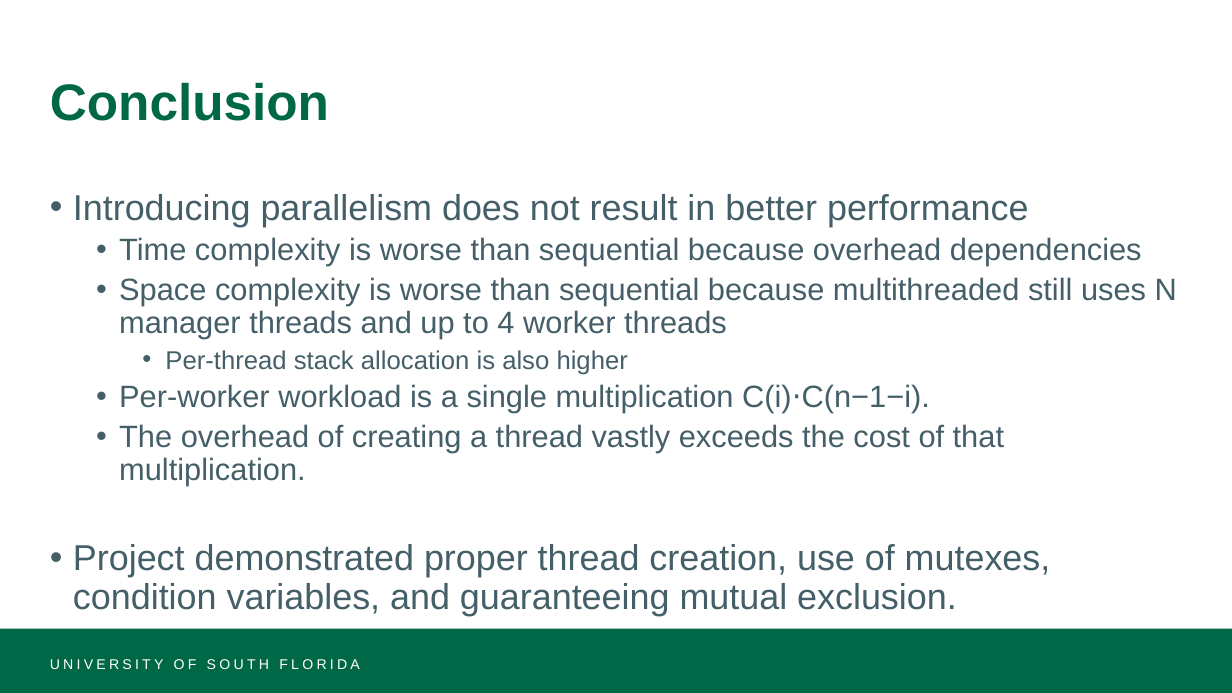
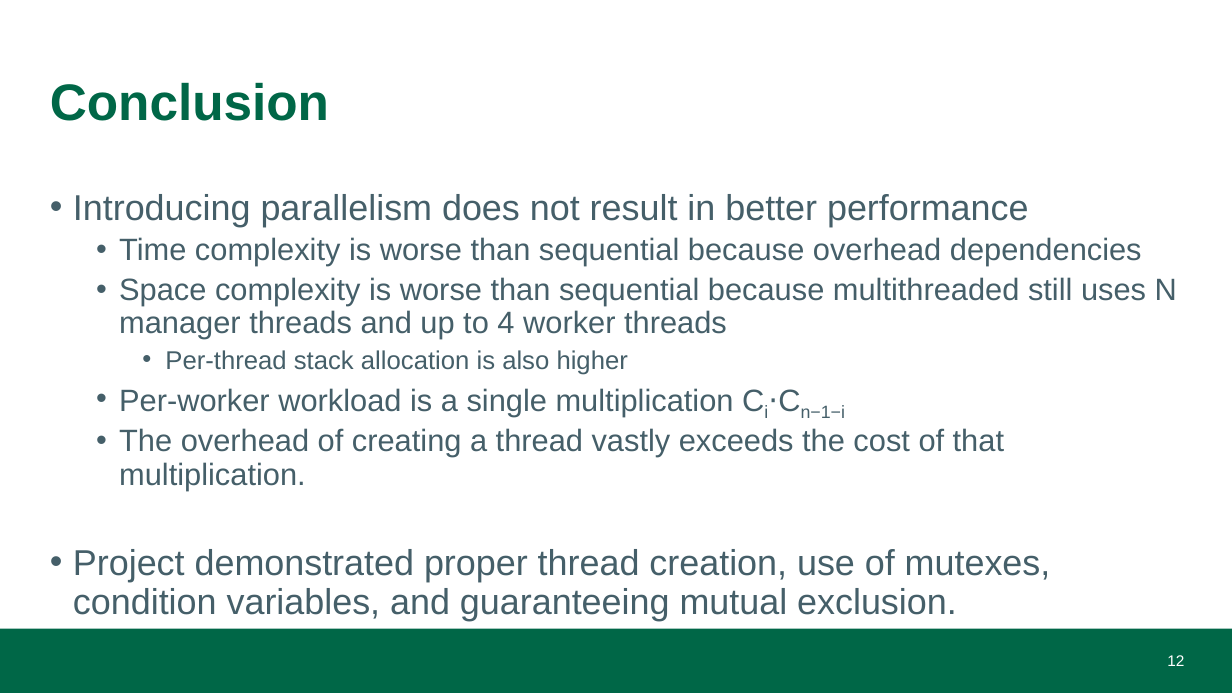
Before and after one commit to KS-AO-HUB/OS-Group-Project, a slide deck: slide 12 of catalan.pptx (slide 11 before the commit). Drawn at 1232x693 pixels with LibreOffice and Linux fonts; fonts in the diff are those of the drawing. Boxes give left, top, right and bottom in pixels: in the first picture for what was removed or moved away, otherwise in the second. Text is boxed around its words. In the diff, an @@ line names an element or a change of style, - is before the commit and + after.

```diff
--- a/catalan.pptx
+++ b/catalan.pptx
@@ text at (x1=119, y1=388, x2=846, y2=418): text changed @@
-  • Per-worker workload is a single multiplication C(i)⋅C(n−1−i).
+  • Per-worker workload is a single multiplication Ci⋅Cn−1−i
@@ text removed at (x1=50, y1=659, x2=359, y2=669) @@
-UNIVERSITY OF SOUTH FLORIDA
@@ page number added at (x1=1167, y1=655, x2=1184, y2=666), 12 pt, text #FFFFFF @@
+12
```
Also in this commit, not shown: 7 other slides changed, 4 slides added, 2 slides removed, 1 other file.
